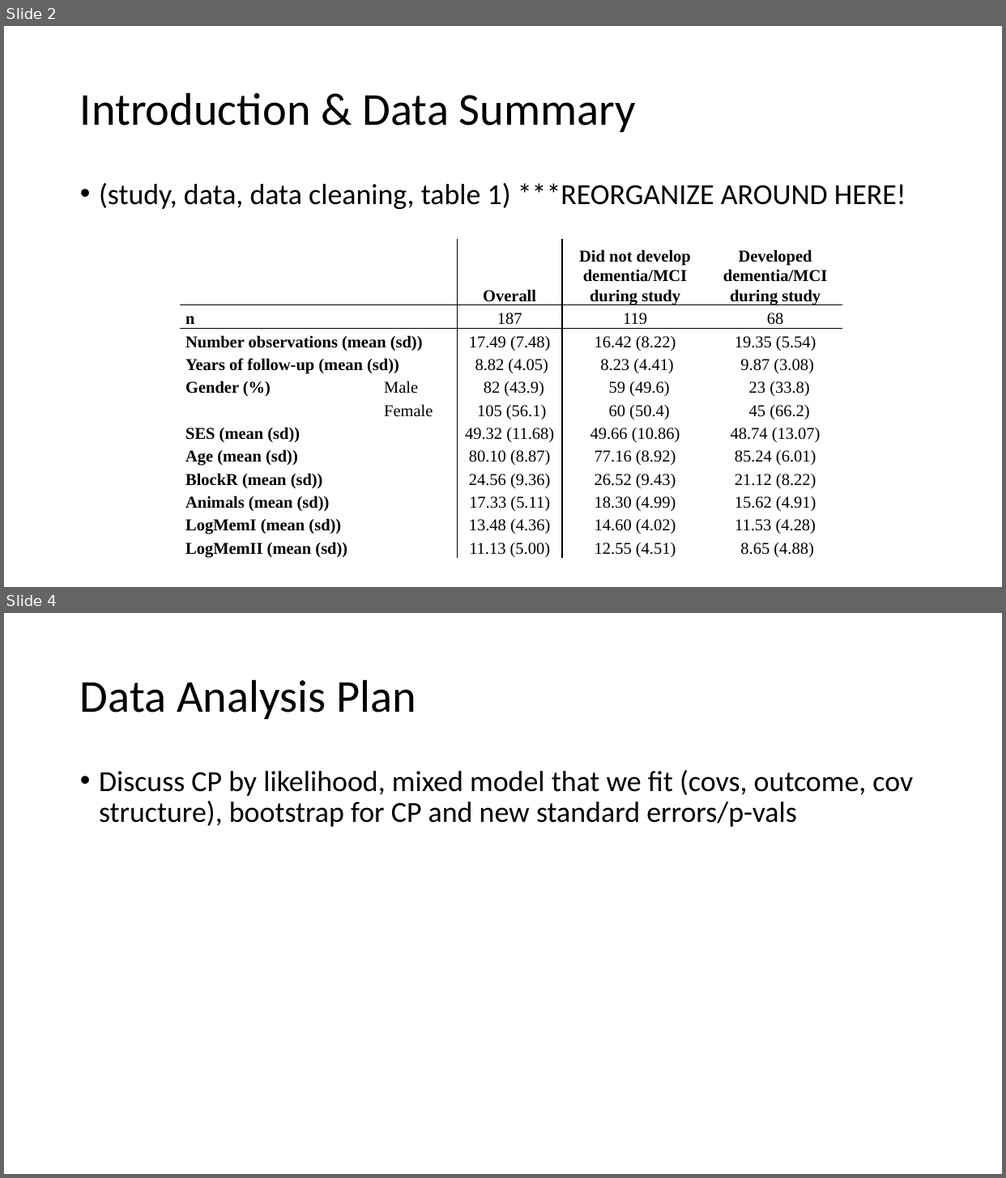
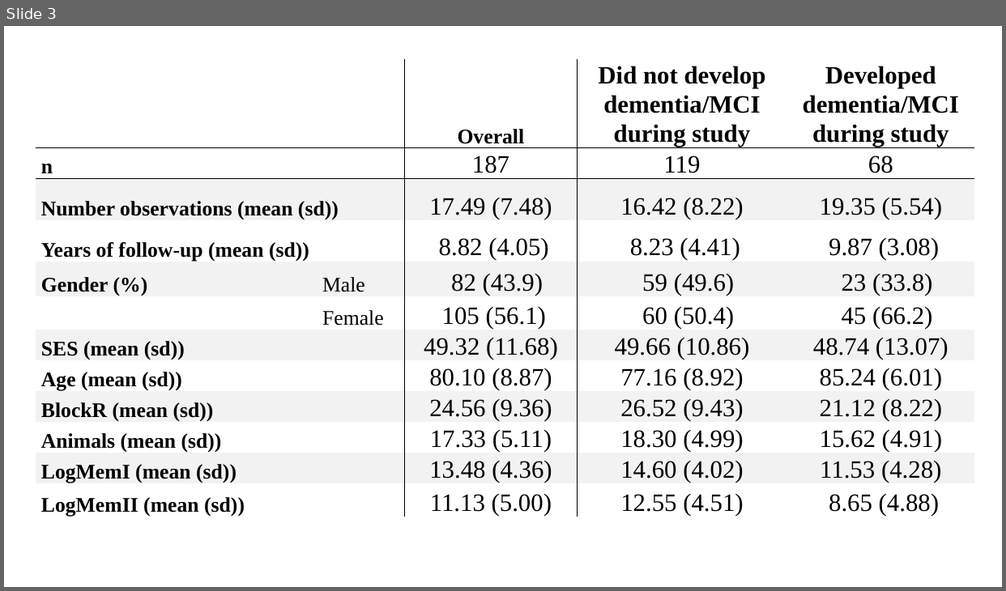
Before and after one commit to johnsra3/bios6623-johnsra3, a slide deck: Project3/Reports/Project 3 Final Presentation.pptx. Shown one above the other, each under a label of ours: slides 2 and 4 before the commit, slide 3 after it; the slides between them are not shown. The pictures are 1006x1178 and 1006x591 pixels, drawn with LibreOffice and Linux fonts; fonts in the diff are those of the drawing. Boxes give left, top, right and bottom in pixels: in the first picture for what was removed or moved away, otherwise in the second. Text is boxed around its words. In the diff, an @@ line names an element or a change of style, - is before the commit and + after.

Commit message:
Added results to presentation, updated tables in report

```diff
--- a/Project3/Reports/Project 3 Final Presentation.pptx
+++ b/Project3/Reports/Project 3 Final Presentation.pptx
@@ slide 4 removed at (x1=4, y1=613, x2=1002, y2=1174), background #FFFFFF @@
@@ title removed at (x1=80, y1=679, x2=416, y2=719) @@
-Data Analysis Plan
@@ text removed at (x1=99, y1=770, x2=913, y2=827) @@
-• Discuss CP by likelihood, mixed model that we fit (covs, outcome, cov structure), bootstrap for CP and new standard errors/p-vals
@@ what was slide 2 is now slide 3 @@
@@ slide 3 changed as well @@
@@ table at (x1=36, y1=60, x2=975, y2=531) @@
+column 2:  |  |  |  |  |  |  |  |  |  |  | 
@@ table resized from (x1=180, y1=238, x2=842, y2=561) to (x1=36, y1=60, x2=975, y2=531) @@
@@ title removed at (x1=80, y1=92, x2=636, y2=132) @@
-Introduction & Data Summary
@@ text removed at (x1=99, y1=183, x2=906, y2=209) @@
-• (study, data, data cleaning, table 1) ***REORGANIZE AROUND HERE!
```
Also in this commit, not shown: 1 other slide changed, 4 slides added, 3 other slides removed, 11 other files.
